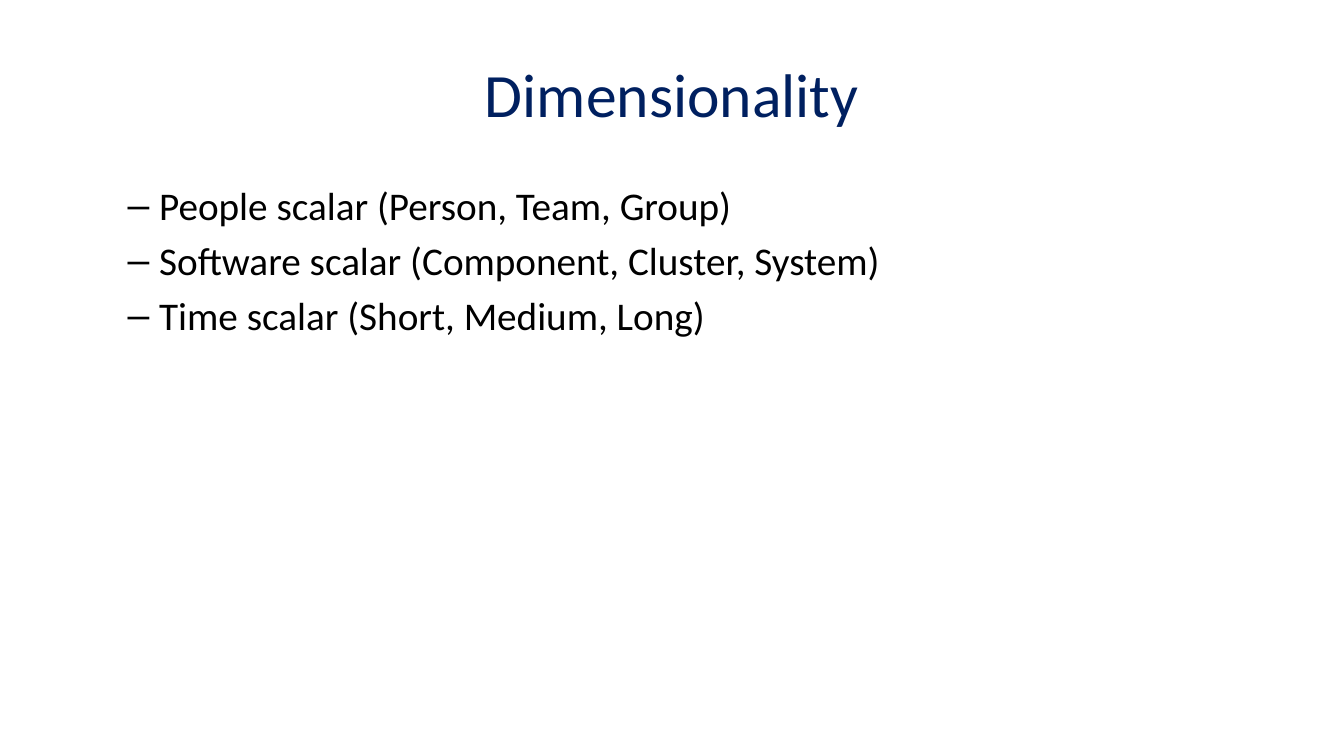
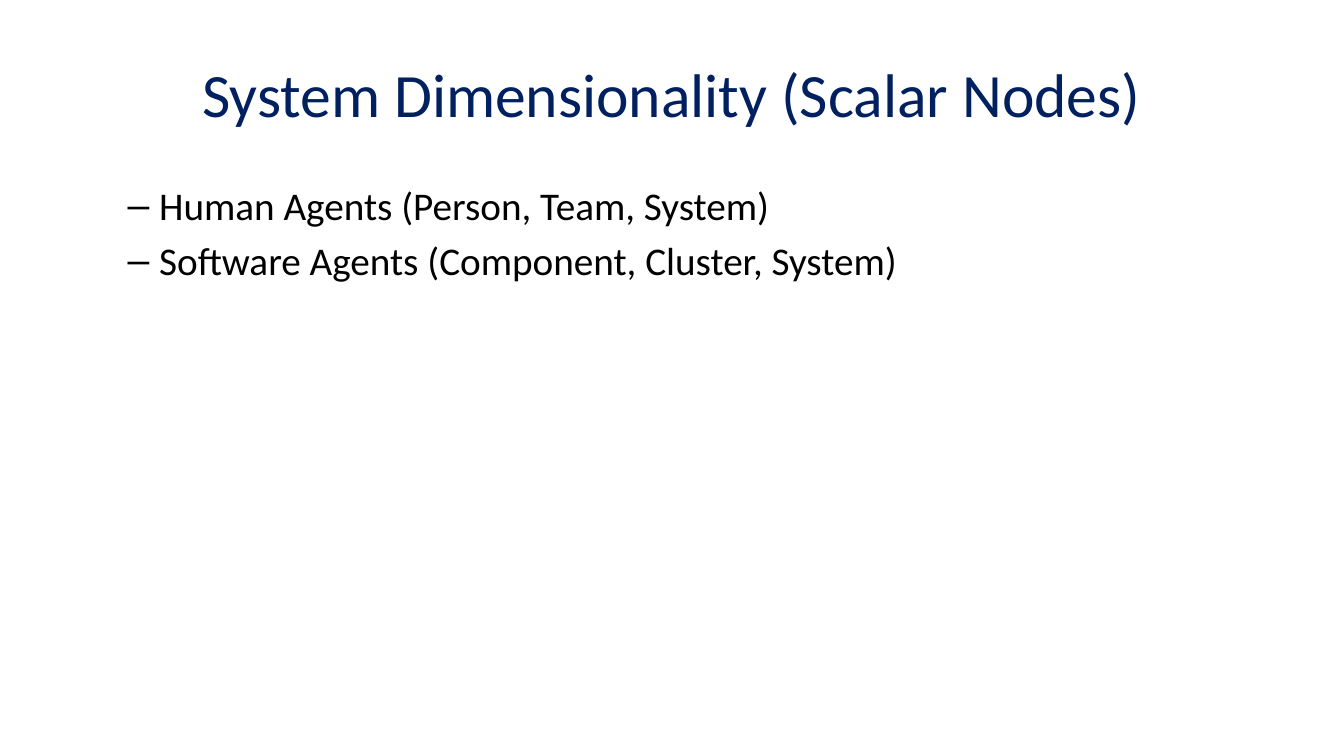
Before and after one commit to masters3d/ingenio, a slide deck: slide 4 of presentation/render/career_behaviors.pptx. Drawn at 1344x756 pixels with LibreOffice and Linux fonts; fonts in the diff are those of the drawing. Boxes give left, top, right and bottom in pixels: in the first picture for what was removed or moved away, otherwise in the second. Text is boxed around its words. In the diff, an @@ line names an element or a change of style, - is before the commit and + after.

```diff
--- a/presentation/render/career_behaviors.pptx
+++ b/presentation/render/career_behaviors.pptx
@@ title at bbox=[202, 72, 1140, 127]: text changed @@
-Dimensionality
+System Dimensionality (Scalar Nodes)
@@ text at bbox=[159, 191, 897, 282]: text changed @@
-  – People scalar (Person, Team, Group)
-  – Software scalar (Component, Cluster, System)
-  – Time scalar (Short, Medium, Long)
+  – Human Agents (Person, Team, System)
+  – Software Agents (Component, Cluster, System)
```
Also in this commit, not shown: 7 other slides changed, 16 slides added, 5 slides removed, 7 other files.
